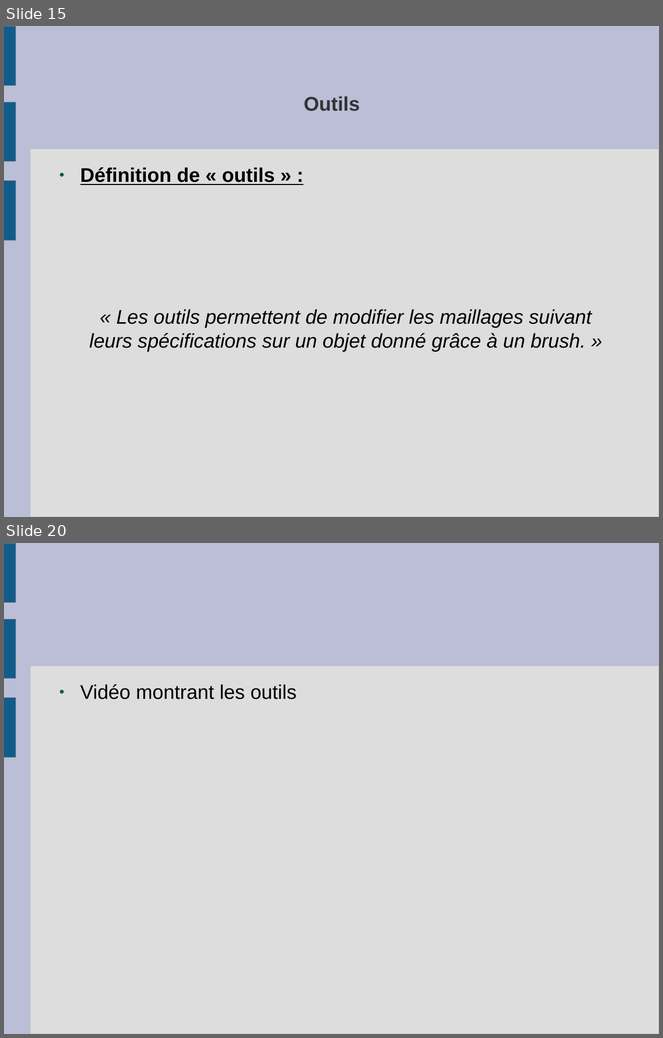
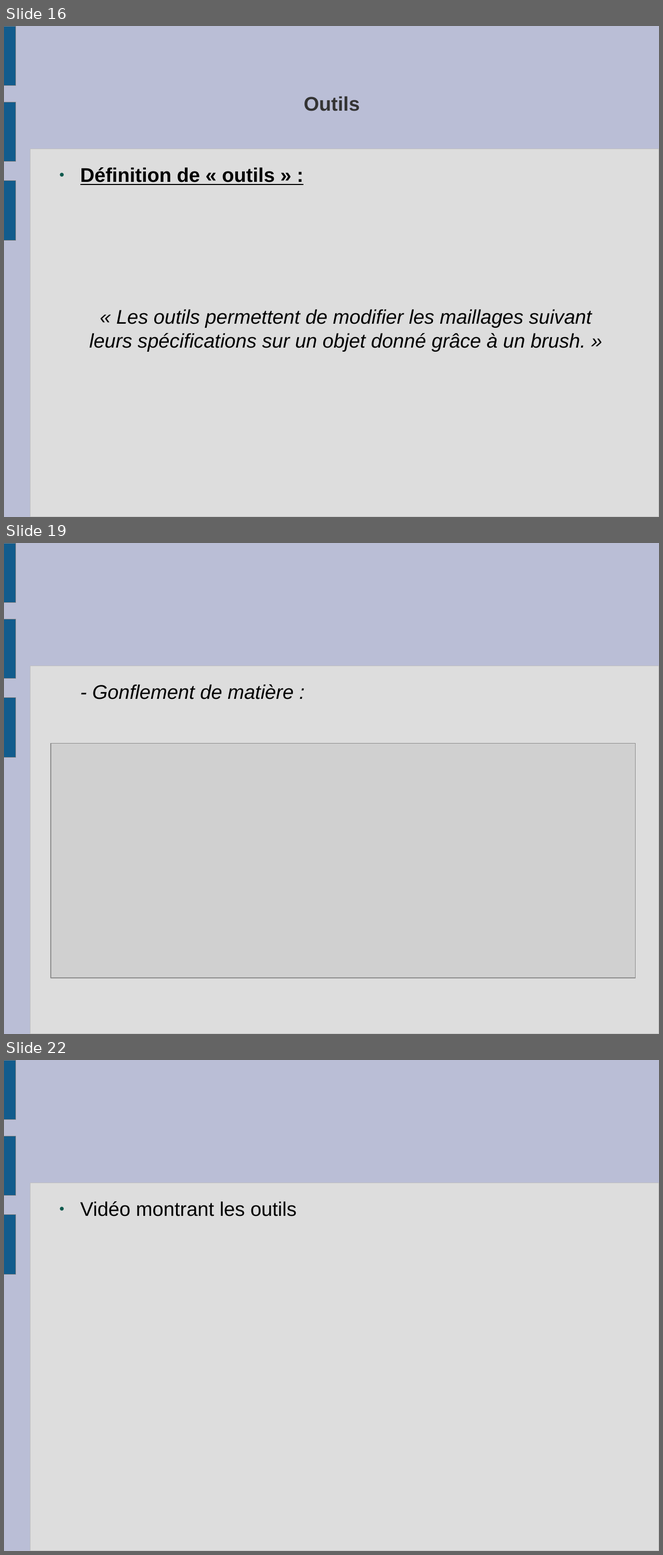
Before and after one commit to slvrgauthier/OpenSculpt, a slide deck: Documentation/Soutenance.odp. Shown one above the other, each under a label of ours: slides 15 and 20 before the commit, slides 16, 19 and 22 after it; the slides between them are not shown. The pictures are 663x1038 and 663x1555 pixels, drawn with LibreOffice and Linux fonts; fonts in the diff are those of the drawing; grey boxes stand for pictures. Boxes give left, top, right and bottom in pixels: in the first picture for what was removed or moved away, otherwise in the second. Text is boxed around its words. In the diff, an @@ line names an element or a change of style, - is before the commit and + after.

```diff
--- a/Documentation/Soutenance.odp
+++ b/Documentation/Soutenance.odp
@@ slide 19 added at (4,543,659,1034), background #BABED6; not listed: 4 template elements that a slide beside it also shows @@
@@ text added at (92,684,294,700), 24 pt, text #000000, italic @@
+- Gonflement de matière :
@@ picture added at (51,743,636,978) @@
@@ what was slide 15 is now slide 16 @@
@@ what was slide 20 is now slide 22 @@
```
Also in this commit, not shown: 5 slides changed, 2 other slides added, 1 slide removed, 1 other file.
